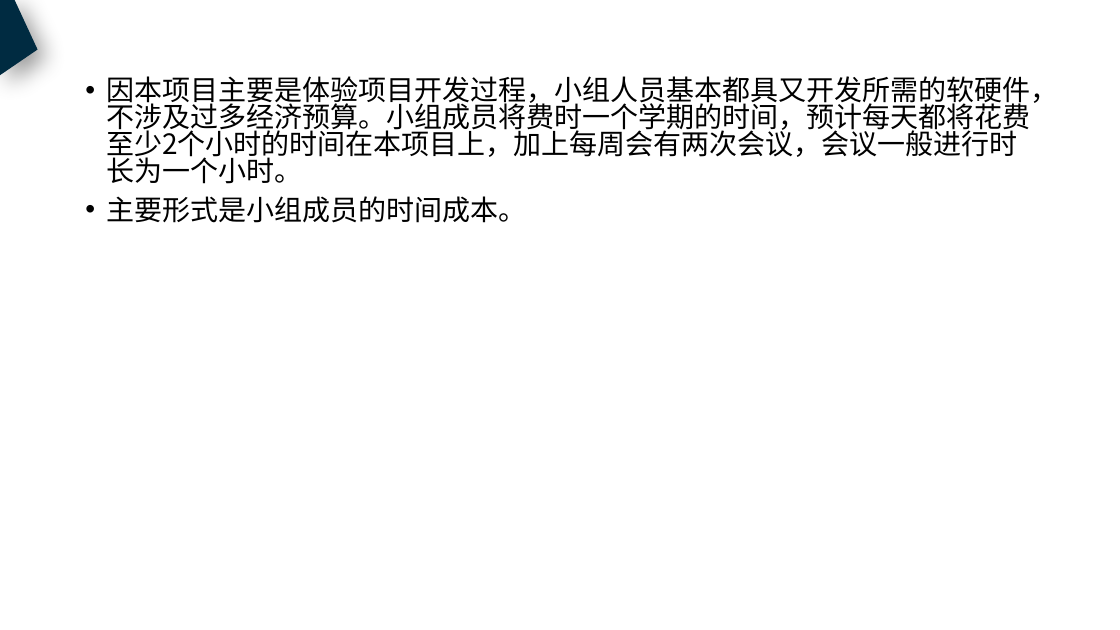
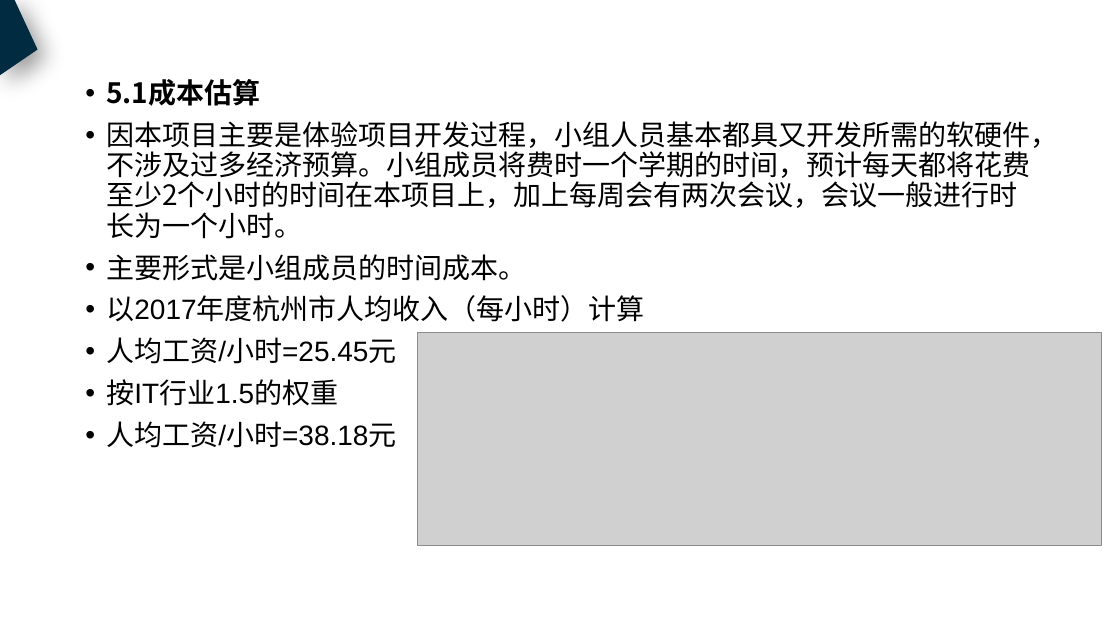
Before and after one commit to PRD2018-G18/PRD2018, a slide deck: slide 21 of 非受控文档/过程文档/需求工程计划.pptx (slide 19 before the commit). Drawn at 1120x630 pixels with LibreOffice and Linux fonts; fonts in the diff are those of the drawing; grey boxes stand for pictures. Boxes give left, top, right and bottom in pixels: in the first picture for what was removed or moved away, otherwise in the second. Text is boxed around its words. In the diff, an @@ line names an element or a change of style, - is before the commit and + after.

```diff
--- a/非受控文档/过程文档/需求工程计划.pptx
+++ b/非受控文档/过程文档/需求工程计划.pptx
@@ text at (x1=106, y1=79, x2=260, y2=106): paragraph added @@
+• 5.1成本估算
@@ text at (x1=106, y1=121, x2=1058, y2=281): line spacing 0.8 to 0.9 @@
@@ text at (x1=106, y1=295, x2=644, y2=448): paragraphs added @@
+• 以2017年度杭州市人均收入（每小时）计算
+• 人均工资/小时=25.45元
+• 按IT行业1.5的权重
+• 人均工资/小时=38.18元
@@ picture added at (x1=418, y1=333, x2=1102, y2=545) @@
```
Also in this commit, not shown: 20 other slides changed, 5 slides added, 1 other file.
